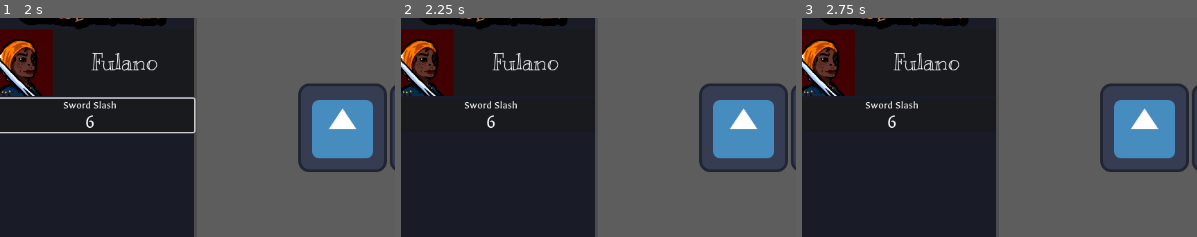
Above: before the commit, frames 1-3 (left to right).
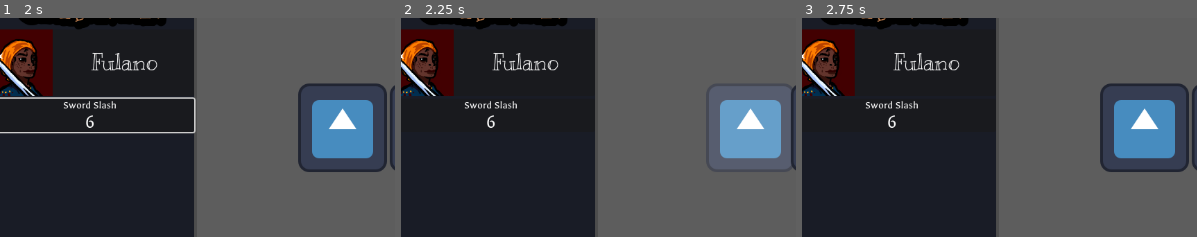
Above: after the commit, the same moments.

Repository: Kyure4/Saltworld
Game: Godot game, scene res://HUDs/combat_hud.tscn
Same seed, same stepped clock (60 frames per second), same inputs: the game is played once before the commit and once after it. Before the commit the project has no main scene; this scene is started directly in both runs. The engine's default icon, where the game draws it, is replaced by a stand-in: a white triangle on a blue panel in a dark square.
Inputs (mouse positions are % of the whole screen's width and height, from its top left):
- Up to frame 1 (2 s): click (14, 31) at 0.5 s; click (14, 19) at 1.25 s
- Up to frame 2 (2.25 s): click (46, 34) at 2.02 s
- Up to frame 3 (2.75 s): no input
The pictures show only the part of the screen within x 3-53%, y 9-59%; the shares and areas given below are measured in that part.

Frame 1 is identical in both runs. In frame 2, 8.5% of the frame differs, in the area x 75-98%, y 29-71%; in frame 3, nothing differs.

Commit message:
enemy animation

Diff:
--- a/Enemies/enemy_character.gd
+++ b/Enemies/enemy_character.gd
@@ -1,5 +1,11 @@
 class_name enemyCharacter
 extends characterBase
 
+@onready var animation_player : AnimationPlayer = $AnimationPlayer
+
 func _on_enemy_texture_button_pressed() -> void:
 	targeted.emit()
+
+func on_hit(damage_base : int) -> void :
+	super(damage_base)
+	animation_player.play("on_hit")
--- a/Enemies/enemy_character.tscn
+++ b/Enemies/enemy_character.tscn
@@ -1,8 +1,77 @@
-[gd_scene load_steps=4 format=3 uid="uid://d1qvcmtfr2xn5"]
+[gd_scene load_steps=9 format=3 uid="uid://d1qvcmtfr2xn5"]
 
 [ext_resource type="PackedScene" uid="uid://dfg0bhtlex6qs" path="res://character/character.tscn" id="1_nwr4r"]
 [ext_resource type="Texture2D" uid="uid://1dr22j4i2uvp" path="res://icon.svg" id="2_3gaxw"]
 [ext_resource type="Script" uid="uid://cjrf6emqij335" path="res://Enemies/enemy_character.gd" id="2_31brl"]
+[ext_resource type="Shader" uid="uid://6prje7fs06ks" path="res://Shaders/white_flash.gdshader" id="3_31brl"]
+
+[sub_resource type="ShaderMaterial" id="ShaderMaterial_g2c1f"]
+resource_local_to_scene = true
+shader = ExtResource("3_31brl")
+shader_parameter/flash_color = Color(1, 1, 1, 1)
+shader_parameter/flash_value = 0.0
+
+[sub_resource type="Animation" id="Animation_vnvsn"]
+resource_name = "on_hit"
+length = 0.4
+step = 0.05
+tracks/0/type = "value"
+tracks/0/imported = false
+tracks/0/enabled = true
+tracks/0/path = NodePath("EnemyTextureButton:position")
+tracks/0/interp = 1
+tracks/0/loop_wrap = true
+tracks/0/keys = {
+"times": PackedFloat32Array(0, 0.05, 0.1, 0.15, 0.2, 0.25, 0.3, 0.35),
+"transitions": PackedFloat32Array(1, 1, 1, 1, 1, 1, 1, 1),
+"update": 1,
+"values": [Vector2(0, 0), Vector2(-10, 0), Vector2(10, 0), Vector2(-7, 0), Vector2(7, 0), Vector2(-3, 0), Vector2(3, 0), Vector2(0, 0)]
+}
+tracks/1/type = "value"
+tracks/1/imported = false
+tracks/1/enabled = true
+tracks/1/path = NodePath("EnemyTextureButton:material:shader_parameter/flash_value")
+tracks/1/interp = 1
+tracks/1/loop_wrap = true
+tracks/1/keys = {
+"times": PackedFloat32Array(0, 0.05, 0.15, 0.25, 0.35),
+"transitions": PackedFloat32Array(1, 1, 1, 1, 1),
+"update": 0,
+"values": [0.0, 1.0, 0.0, 1.0, 0.0]
+}
+
+[sub_resource type="Animation" id="Animation_ljha1"]
+length = 0.001
+tracks/0/type = "value"
+tracks/0/imported = false
+tracks/0/enabled = true
+tracks/0/path = NodePath("EnemyTextureButton:position")
+tracks/0/interp = 1
+tracks/0/loop_wrap = true
+tracks/0/keys = {
+"times": PackedFloat32Array(0),
+"transitions": PackedFloat32Array(1),
+"update": 0,
+"values": [Vector2(0, 0)]
+}
+tracks/1/type = "value"
+tracks/1/imported = false
+tracks/1/enabled = true
+tracks/1/path = NodePath("EnemyTextureButton:material:shader_parameter/flash_value")
+tracks/1/interp = 1
+tracks/1/loop_wrap = true
+tracks/1/keys = {
+"times": PackedFloat32Array(0),
+"transitions": PackedFloat32Array(1),
+"update": 0,
+"values": [0.0]
+}
+
+[sub_resource type="AnimationLibrary" id="AnimationLibrary_nbxk2"]
+_data = {
+&"RESET": SubResource("Animation_ljha1"),
+&"on_hit": SubResource("Animation_vnvsn")
+}
 
 [node name="EnemyCharacter" groups=["Enemy"] instance=ExtResource("1_nwr4r")]
 custom_minimum_size = Vector2(128, 128)
@@ -10,9 +79,15 @@
 script = ExtResource("2_31brl")
 
 [node name="EnemyTextureButton" type="TextureButton" parent="." index="0"]
+material = SubResource("ShaderMaterial_g2c1f")
 layout_mode = 0
-offset_right = 40.0
-offset_bottom = 40.0
+offset_right = 128.0
+offset_bottom = 128.0
 texture_normal = ExtResource("2_3gaxw")
 
+[node name="AnimationPlayer" type="AnimationPlayer" parent="." index="1"]
+libraries = {
+&"": SubResource("AnimationLibrary_nbxk2")
+}
+
 [connection signal="pressed" from="EnemyTextureButton" to="." method="_on_enemy_texture_button_pressed"]
--- a/HUDs/AttackCommandButton/attack_command_button.gd
+++ b/HUDs/AttackCommandButton/attack_command_button.gd
@@ -28,3 +28,4 @@
 	print("Esperando target")
 	var target_enemy := await character_manager.return_enemy_target()
 	print("Target encontrado:" + str(target_enemy))
+	target_enemy.on_hit(assigned_skill.damage_base * assigned_skill.combo_base)
--- /dev/null
+++ b/Shaders/white_flash.gdshader
@@ -0,0 +1,8 @@
+shader_type canvas_item;
+
+uniform vec4 flash_color : source_color = vec4(1.0, 1.0, 1.0, 1.0);
+uniform float flash_value : hint_range(0.0, 1.0, 0.1) = 0.0;
+
+void fragment() {
+    COLOR = mix(COLOR, vec4(flash_color.rgb, COLOR.a), flash_value);
+}
--- a/character/character.gd
+++ b/character/character.gd
@@ -15,6 +15,9 @@
 	target.on_hit(self.stats.heat_base)
 
 func on_hit(damage_base : int) -> void:
+	if not stats:
+		printerr("Personaje sin estadisticas")
+		return
 	var reduced_damage : int = damage_base * (stats.endurance_base/100)
 	var net_damage : int = damage_base - reduced_damage
 	current_blood -= net_damage
--- a/project.godot
+++ b/project.godot
@@ -11,6 +11,7 @@
 [application]
 
 config/name="saltworld"
+run/main_scene="uid://ciiwkn8eswdcw"
 config/features=PackedStringArray("4.4", "GL Compatibility")
 config/icon="res://icon.svg"
 
Not shown, added: Shaders/white_flash.gdshader.uid
